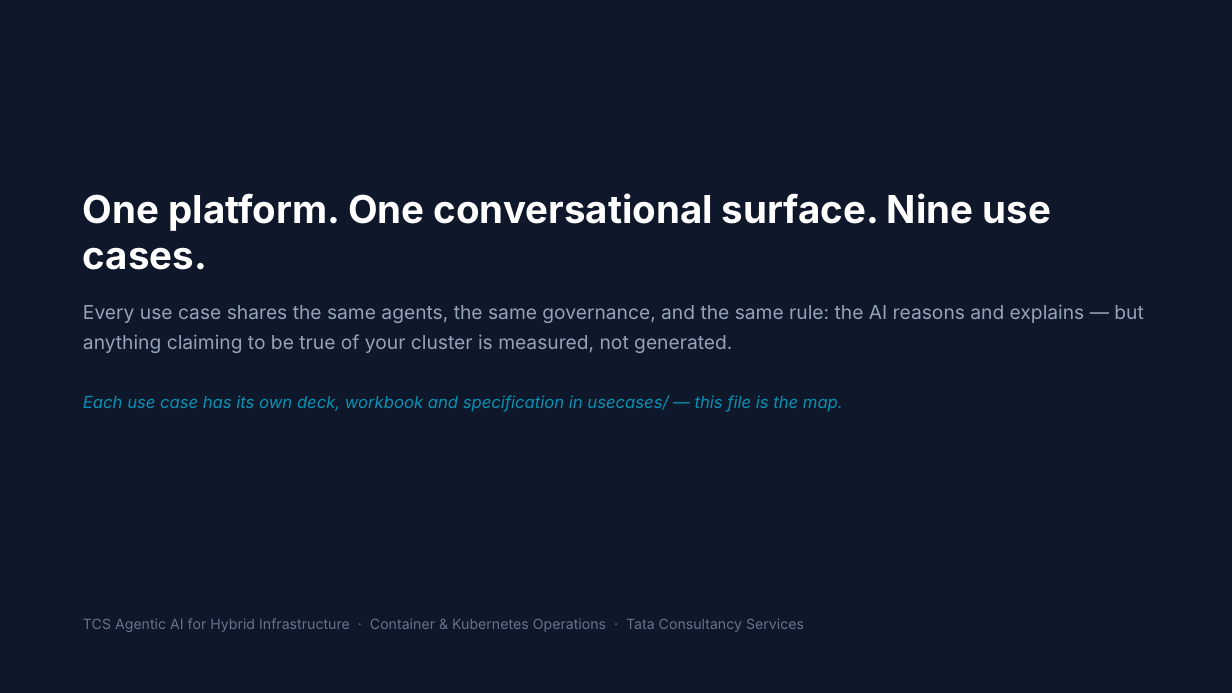
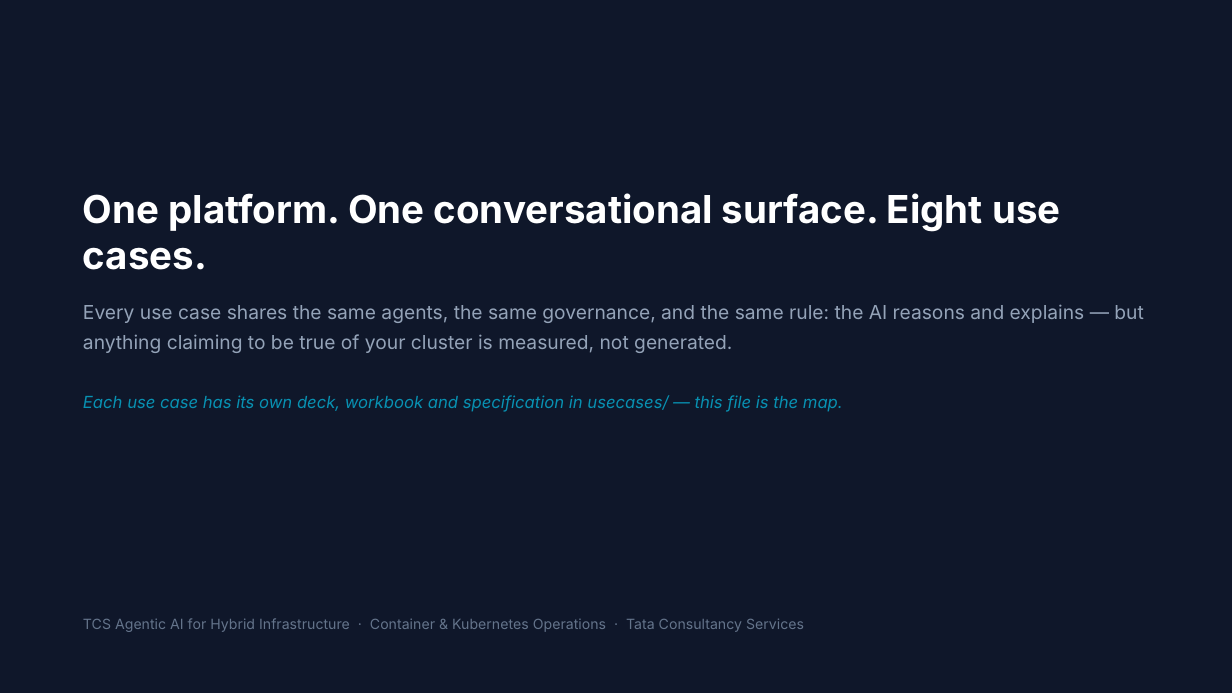
Before and after one commit to cskaruppu/Openshift-mcp-server, a slide deck: slide 10 of usecases/portfolio/TCS-Agentic-AI-Use-Case-Summary.pptx (slide 11 before the commit). Drawn at 1232x693 pixels with LibreOffice and Linux fonts; fonts in the diff are those of the drawing. Boxes give left, top, right and bottom in pixels: in the first picture for what was removed or moved away, otherwise in the second. Text is boxed around its words. In the diff, an @@ line names an element or a change of style, - is before the commit and + after.

```diff
--- a/usecases/portfolio/TCS-Agentic-AI-Use-Case-Summary.pptx
+++ b/usecases/portfolio/TCS-Agentic-AI-Use-Case-Summary.pptx
@@ text at [83,193,1060,270]: text changed @@
-One platform. One conversational surface. Nine use cases.
+One platform. One conversational surface. Eight use cases.
```
Also in this commit, not shown: 3 other slides changed, 1 slide removed, 1 other file.
